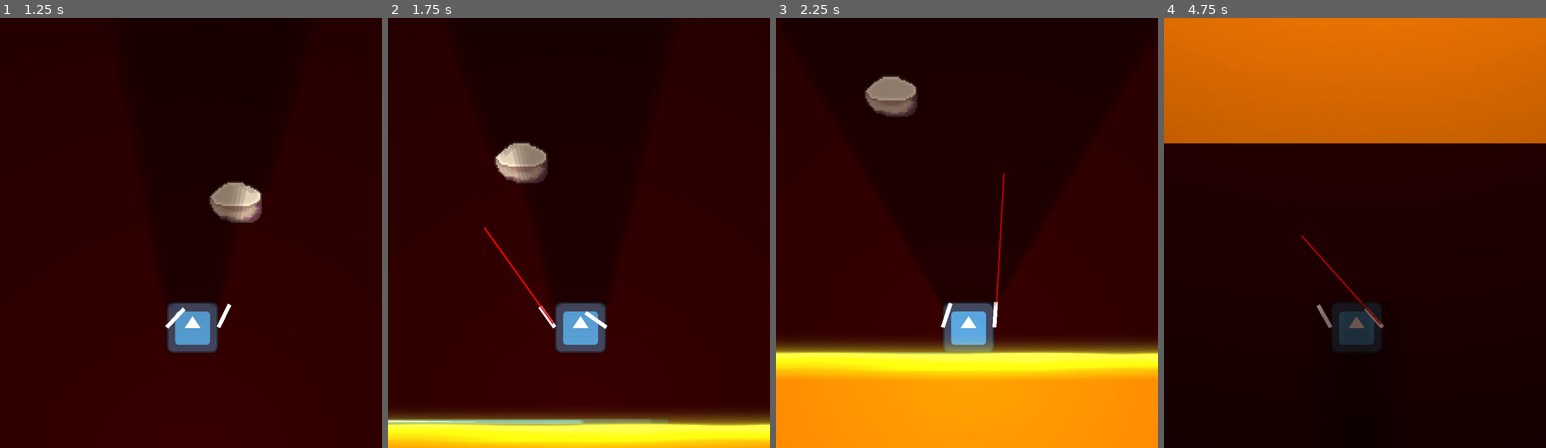
Above: before the commit, frames 1-4 (left to right).
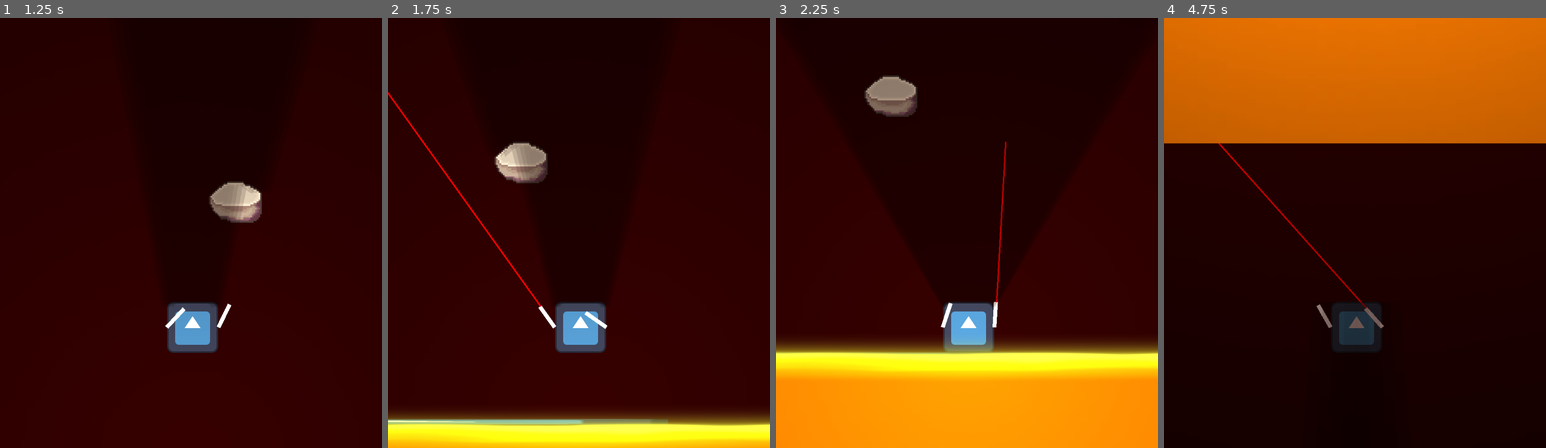
Above: after the commit, the same moments.

Repository: Z3BINI/mini_jam_june
Game: Godot game, scene res://scenes/world/testing_grounds.tscn
Same seed, same stepped clock (60 frames per second), same inputs: the game is played once before the commit and once after it. The engine's default icon, where the game draws it, is replaced by a stand-in: a white triangle on a blue panel in a dark square.
Inputs (mouse positions are in pixels of both pictures, inside the frame that each line leads up to):
- Up to frame 1 (1.25 s): move the mouse to (275, 211) at 0.52 s; hold D (move_right) from 0.53 s (still down); hold Space (boost) from 0.53 s (still down)
- Up to frame 2 (1.75 s): move the mouse to (502, 254) at 1.27 s; release D (move_right) at 1.28 s; release Space (boost) at 1.28 s; hold A (move_left) from 1.28 s (still down); click (502, 254) at 1.35 s
- Up to frame 3 (2.25 s): move the mouse to (1005, 138) at 2.02 s; release A (move_left) at 2.03 s; hold D (move_right) from 2.03 s (still down); hold Right mouse button (shoot_grapple_right) from 2.03 s (still down)
- Up to frame 4 (4.75 s): move the mouse to (1335, 319) at 2.77 s; release Right mouse button (shoot_grapple_right) at 2.78 s; tap Space (boost) at 2.85 s; move the mouse to (1469, 297) at 3.52 s; release D (move_right) at 3.53 s; press the mouse at (1469, 297) at 3.53 s; hold A (move_left) from 3.53 s (still down); move the mouse to (1240, 168) at 4.27 s; release the mouse at (1240, 168) at 4.28 s; right-click (1240, 168) at 4.35 s

Frame 1 is identical in both runs. In frame 2, 0.2% of the frame differs, in the area x 0-44%, y 17-72%; in frame 3, less than 0.1%; in frame 4, 0.2%.

Commit message:
Tweaked grapple speeds for better mechanic feel

Diff:
--- a/scenes/objects/grapple_point.tscn
+++ b/scenes/objects/grapple_point.tscn
@@ -17,8 +17,8 @@
 collision_layer = 4
 collision_mask = 8
 script = ExtResource("1_5d4jl")
-TRAVEL_SPEED = 1600.0
-MAX_TRAVEL_DISTANCE = 500.0
+TRAVEL_SPEED = 2000.0
+MAX_TRAVEL_DISTANCE = 1000.0
 
 [node name="CollisionShape2D" type="CollisionShape2D" parent="."]
 shape = SubResource("CircleShape2D_8bdbw")
